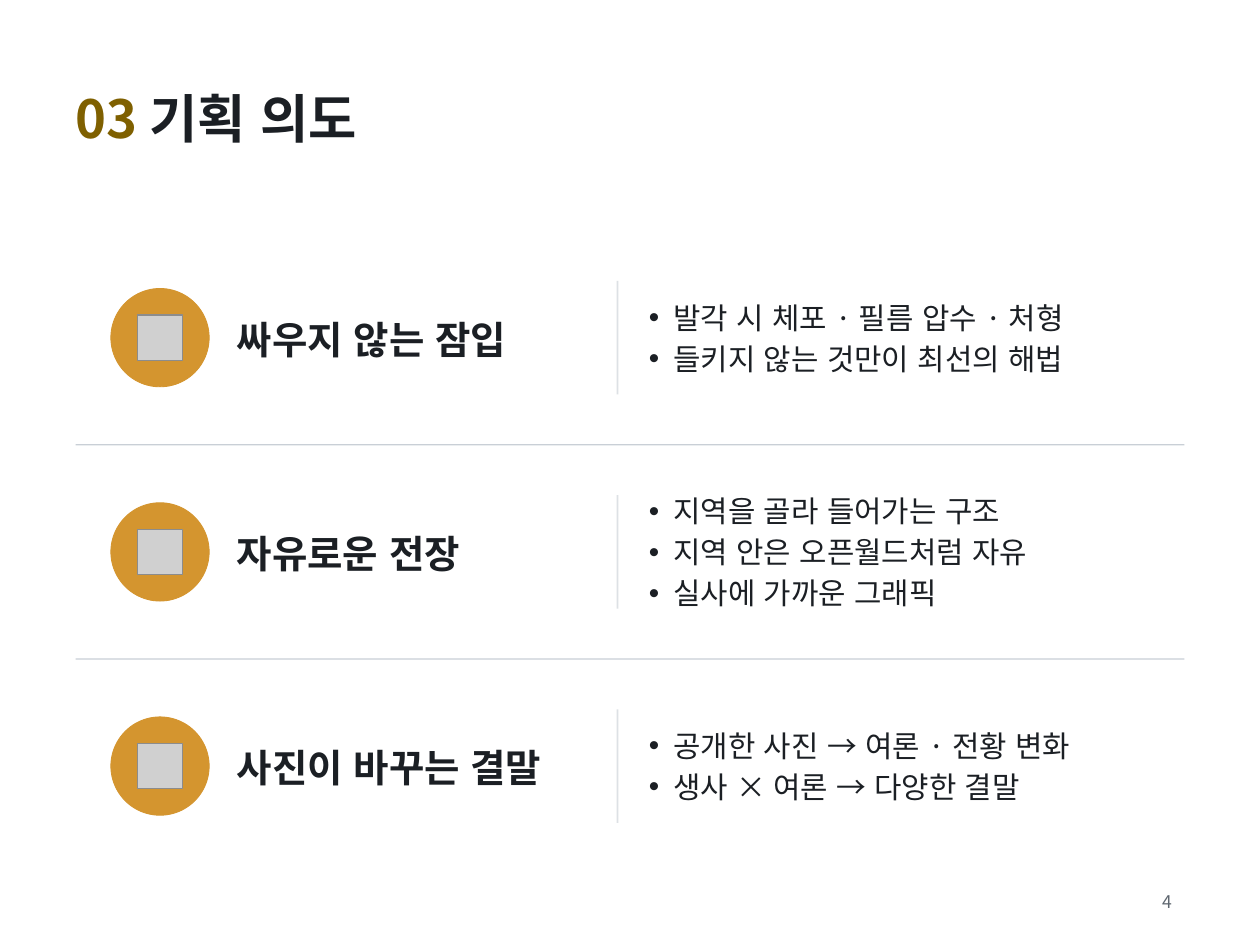
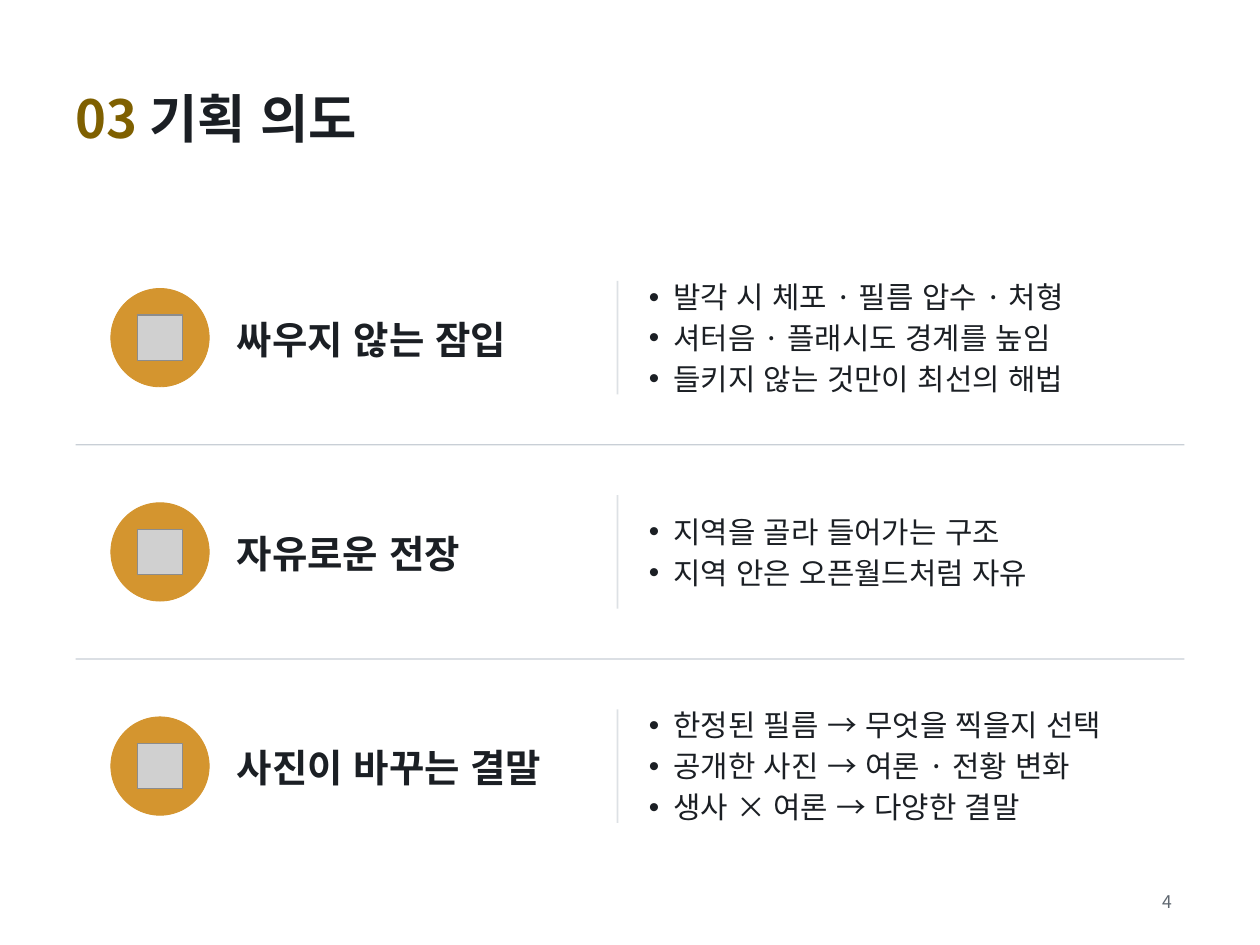
Before and after one commit to golgold/unitybasic, a slide deck: slide 4 of 기획/김민우_게임_FRAME UNDER FIRE.pptx. Drawn at 1260x945 pixels with LibreOffice and Linux fonts; fonts in the diff are those of the drawing; grey boxes stand for pictures. Boxes give left, top, right and bottom in pixels: in the first picture for what was removed or moved away, otherwise in the second. Text is boxed around its words. In the diff, an @@ line names an element or a change of style, - is before the commit and + after.

```diff
--- a/기획/김민우_게임_FRAME UNDER FIRE.pptx
+++ b/기획/김민우_게임_FRAME UNDER FIRE.pptx
@@ text at (x1=673, y1=324, x2=1051, y2=352): paragraph added @@
+• 셔터음 · 플래시도 경계를 높임
@@ text at (x1=673, y1=579, x2=936, y2=607): paragraph removed @@
-• 실사에 가까운 그래픽
@@ text at (x1=673, y1=711, x2=1101, y2=739): paragraph added @@
+• 한정된 필름 → 무엇을 찍을지 선택
```
Also in this commit, not shown: 7 other slides changed, 1 slide removed, 1 other file.
